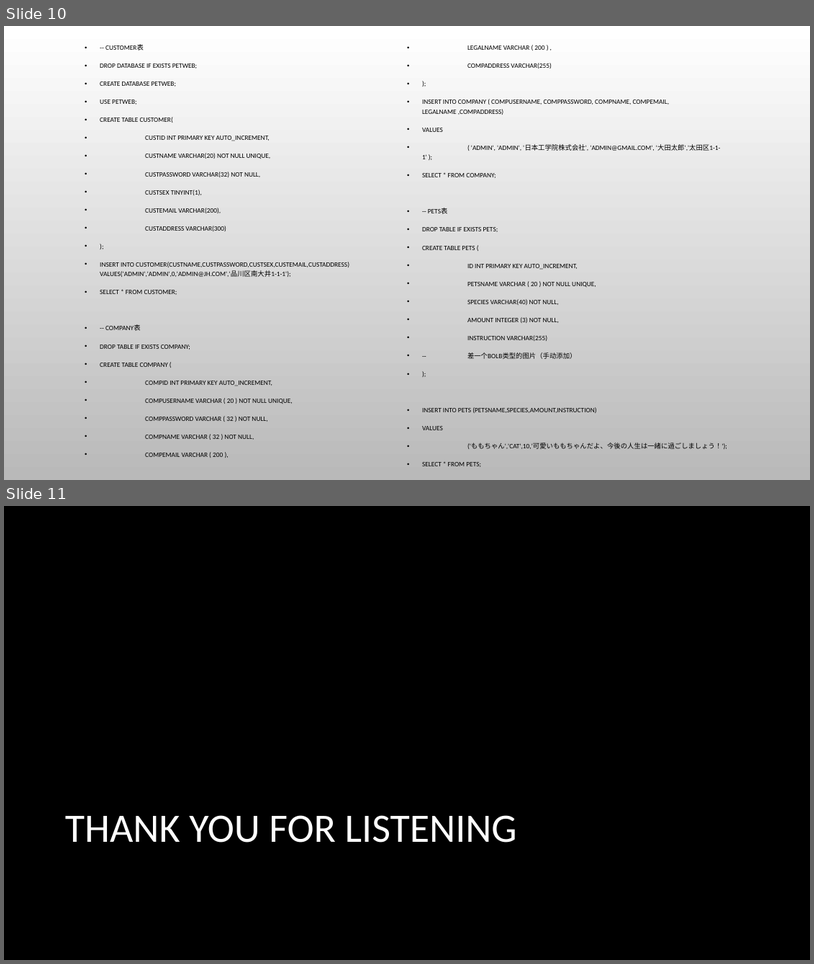
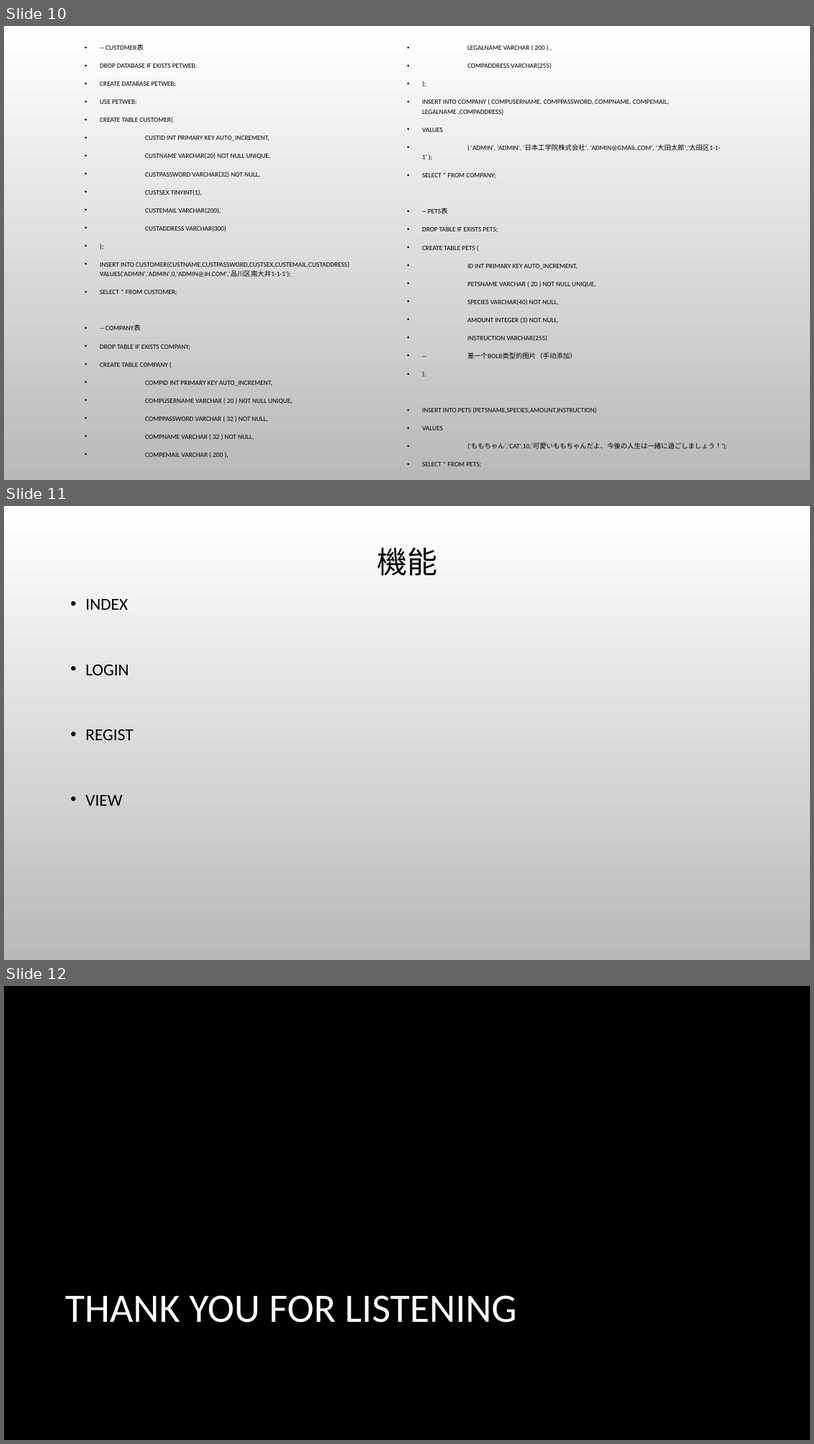
Before and after one commit to jh0612/2022-Graduation_Design, a slide deck: 基本大纲_1015.pptx. Shown one above the other, each under a label of ours: slides 10 and 11 before the commit, slides 10, 11 and 12 after it. The pictures are 814x964 and 814x1444 pixels, drawn with LibreOffice and Linux fonts; fonts in the diff are those of the drawing; background and template pictures are left out. Boxes give left, top, right and bottom in pixels: in the first picture for what was removed or moved away, otherwise in the second. Text is boxed around its words. In the diff, an @@ line names an element or a change of style, - is before the commit and + after.

```diff
--- a/基本大纲_1015.pptx
+++ b/基本大纲_1015.pptx
@@ slide 11 added at <box>4,506,810,960</box>, background picture (left out) @@
@@ title added at <box>377,547,437,576</box>, 36 pt, text #000000 @@
+機能
@@ text added at <box>85,599,133,806</box>, 20 pt, text #000000 @@
+• INDEX
+• LOGIN
+• REGIST
+• VIEW
@@ what was slide 11 is now slide 12 @@
```
Also in this commit, not shown: 1 slide changed, 12 other files.
